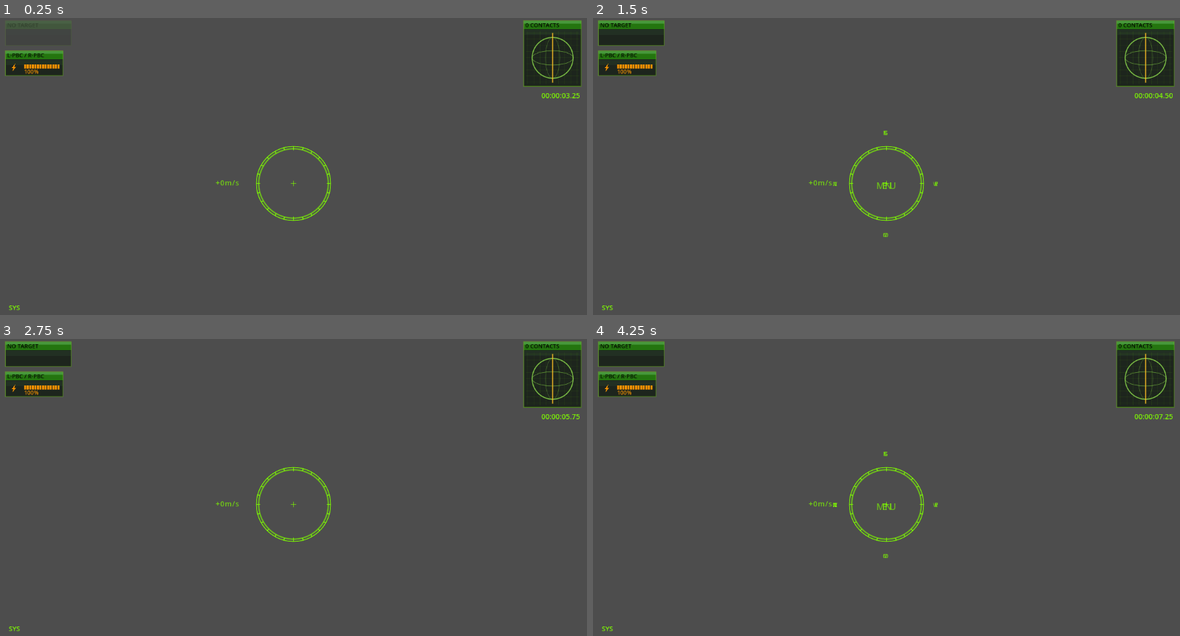
Above: before the commit, frames 1-4 (two rows, left to right).
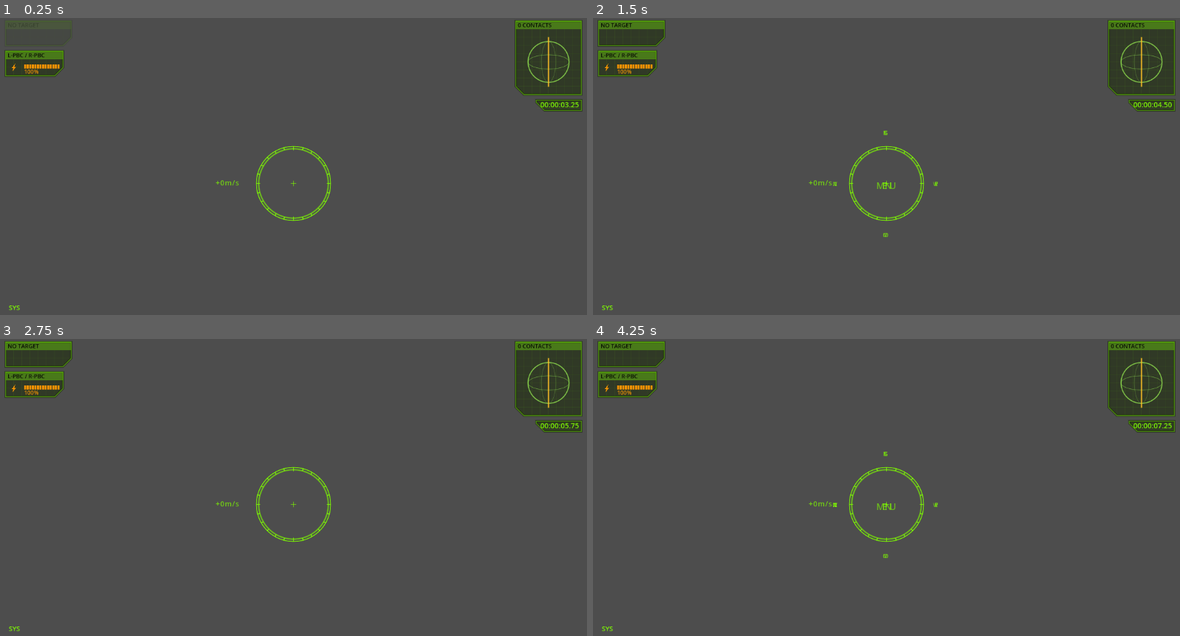
Above: after the commit, the same moments.

Repository: jleclanche/iw2-remaster
Game: Godot game, scene res://scenes/main.tscn
Same seed, same stepped clock (60 frames per second), same inputs: the game is played once before the commit and once after it.
Inputs (mouse positions are in pixels of both pictures, inside the frame that each line leads up to):
- Up to frame 1 (0.25 s): no input
- Up to frame 2 (1.5 s): tap Enter at 0.5 s; move the mouse to (1015, 166) at 0.52 s; hold Right 0.53-1.25 s; hold Enter 0.53-1.25 s; click (1015, 166) at 0.67 s; tap Space at 0.77, 1.07, 1.25 s; drag from (769, 199) to (857, 249) at 1.27 s
- Up to frame 3 (2.75 s): tap Enter at 2 s; move the mouse to (352, 431) at 2.02 s; hold Right from 2.03 s (still down); tap Backspace at 2.1 s
- Up to frame 4 (4.25 s): release Right at 2.75 s; tap Space at 2.75, 3.77, 4.07 s; drag from (857, 570) to (710, 454) at 2.77 s; tap Enter at 3.5 s; move the mouse to (1062, 552) at 3.52 s; hold Left from 3.53 s (still down); tap M at 3.6 s

The runs differ from the first frame. In frame 1, 2.3% of the frame differs, in the area x 0-100%, y 0-32%; in frame 2, 2.7%; in frame 3, 2.7%; in frame 4, 2.7%.
Error in both runs: Unable to iterate on object of type 'Nil'. (res://scripts/pog/natives/world.gd:265)

Commit message:
HUD panels: the frame is a chamfered block, not a glossy rectangle
The corner style the user kept catching. Our panels were a stack of filled
rectangles plus a 1px outline. The real chrome is one shared function --
FUN_100e2620 (iiHUDBlockElement) -- and a block is a rectangle with ONE
16-px CHAMFERED corner, the one facing the screen interior, plus a
translucent green fill (x0.15), a 4-px outward glow, an additive outline, a
faint 16-px grid, and a header band on top-anchored blocks. No corner
sprites: it is vector geometry.

Which corner is cut is the element's anchor mode: MFD/Weapons bottom-right,
Orb/Shields/Clock bottom-left, ContactList top-left (all six callers
raw-disassembled). Also a real dimension bug fixed: the contacts ORB block
is 128 px wide, not 112.

_panel is now _frame(pos,size,mode) drawing the chamfered pentagon fill +
glow + grid + outline, with the header band and caption on top. Every flight
panel routes through it with its recovered mode. The fill is genuinely
translucent -- the nebula bleeds through a panel, which is faithful.

mechcheck 29/29, campcheck PASS; nav-lock + hostile shots read back, all
six panels show the beveled corner and header strip.

Co-Authored-By: Claude Fable 5 <noreply@anthropic.com>

Diff:
--- a/game/scripts/hud.gd
+++ b/game/scripts/hud.gd
@@ -533,6 +533,7 @@
 const HDR_H := 16.0
 const MFD_SIZE := Vector2(128, 176)   # DAT_1011e238 / DAT_1011e23c
 const PANEL_W := 112.0                # DAT_1011e10c (shields), DAT_1011e2f8 (weapons)
+const ORB_W := 128.0                  # DAT_1011df88: the ORB block is wider than the rest
 const ROW_PITCH := 32.0               # DAT_1011e110 / DAT_1011e2fc
 const BAR_LEN := 74.0                 # PANEL_W - DAT_1011e140 (38)
 const BAR_SEGS := 14                  # floor(74 / 5); bar style 1 has a 5px pitch
@@ -599,20 +600,85 @@
 func _advance(y: float, h: float) -> float:
 	return y + h + 2.0 * BORDER + BLOCK_GAP
 
-func _panel(pos: Vector2, size: Vector2, title: String) -> void:
-	# glossy chrome: dark glass body with a subtle top sheen, bright header.
+# iiHUDBlockElement's frame -- FUN_100e2620 @ 0x100e2620, the ONE shared block
+# chrome that every panel Draw calls before its content (verified by raw-disasm:
+# MFD @ 0x101017ad, Weapons @ 0x101047b2, Shields @ 0x100fa622, ContactList @
+# 0x100e4481, OrbRadar via FUN_100f4520, Clock @ 0x100e40f9). A block is NOT a
+# plain rectangle and NOT a 1px outline: it is a rectangle with ONE 16px CHAMFERED
+# corner -- the corner that faces the screen interior -- plus a translucent fill,
+# a soft outward glow, a bright chamfered edge outline, a faint 16px grid, and (for
+# the top-anchored blocks) a header band. FUN_100e2620 draws, in order:
+#   * fill    Begin(3) alpha-blend: the chamfered pentagon at colour GREEN *
+#             _DAT_1011b354 (0.15), per-vertex alpha 0.5;
+#   * glow    same Begin(3): a _DAT_1011d96c (4) px ring around the pentagon whose
+#             alpha fades 0.5 -> 0 outward;
+#   * outline Begin(2) additive: the pentagon edge in GREEN, alpha _DAT_101184b0
+#             (0.1) -- the crisp line that turns the chamfered corner;
+#   * grid    Begin(1) additive: vertical lines at x = 16*i and horizontal at
+#             y = 16*i (DAT_1011d970 = 16), GREEN alpha _DAT_1011d9cc (0.04);
+#   * header  FUN_100e3360(0,0,W,16) additive: a GREEN band, alpha _DAT_101191ec
+#             (0.25), drawn only for modes 0/1 when H > 16.
+# The chamfered corner is chosen by the element's anchor mode (icHUDElement+0x20,
+# the FUN_100e2470 ctor arg): 0 (left column: MFD/Weapons) -> BOTTOM-RIGHT;
+# 1 (right column: Orb/Shields/Clock) -> BOTTOM-LEFT; 3 (bottom: ContactList) ->
+# TOP-LEFT. Godot's _draw is normal-blend, so the outline/header/grid alphas here
+# are raised from the recovered ADDITIVE values to reproduce the additive-over-
+# near-black brightness the engine gets.
+const FRAME_FILL := 0.15       # _DAT_1011b354: fill/glow colour = GREEN * 0.15
+const FRAME_GLOW := 4.0        # _DAT_1011d96c: the outward glow-ring width
+
+func _frame_pts(w: float, h: float, mode: int) -> PackedVector2Array:
+	# the 5 pentagon corners (block-local), chamfer = HDR_H on the interior corner
+	var ch := minf(HDR_H, minf(w, h))
+	match mode:
+		1:   # right column: chamfer BOTTOM-LEFT
+			return PackedVector2Array([Vector2(w, 0), Vector2(w, h),
+					Vector2(ch, h), Vector2(0, h - ch), Vector2(0, 0)])
+		3:   # bottom: chamfer TOP-LEFT
+			return PackedVector2Array([Vector2(w, h), Vector2(w, 0),
+					Vector2(ch, 0), Vector2(0, ch), Vector2(0, h)])
+		_:   # left column: chamfer BOTTOM-RIGHT
+			return PackedVector2Array([Vector2(0, 0), Vector2(0, h),
+					Vector2(w - ch, h), Vector2(w, h - ch), Vector2(w, 0)])
+
+func _frame(pos: Vector2, size: Vector2, mode: int) -> void:
 	# _ea carries the MFD's one-second fade-in and FlashElement's 0.3 dim.
-	draw_rect(Rect2(pos + Vector2(0, HDR_H), size - Vector2(0, HDR_H)),
-			_dim(Color(0.0, 0.05, 0.0, 0.62)))
-	draw_rect(Rect2(pos + Vector2(1, HDR_H + 1), Vector2(size.x - 2, 10)),
-			_dim(Color(0.5, 1.0, 0.6, 0.05)))
-	draw_rect(Rect2(pos, Vector2(size.x, HDR_H)), _dim(GREEN_PANEL))
-	draw_rect(Rect2(pos, Vector2(size.x, 5)), _dim(Color(0.7, 1.0, 0.75, 0.25)))
-	draw_string(_font, pos + Vector2(3, 12), title,
-			HORIZONTAL_ALIGNMENT_LEFT, -1, FONT_SIZE - 2, _dim(Color(0, 0, 0, 0.9)))
-	draw_rect(Rect2(pos, size), _dim(GREEN_DIM), false, 1.0)
-	draw_rect(Rect2(pos - Vector2(1, 1), size + Vector2(2, 2)),
-			_dim(Color(GREEN.r, GREEN.g, GREEN.b, 0.12)), false, 1.0)
+	var w := size.x
+	var h := size.y
+	var pts := PackedVector2Array()
+	for p in _frame_pts(w, h, mode):
+		pts.append(pos + p)
+	# fill: GREEN*0.15 at alpha 0.5 (FUN_100e2620 Begin(3))
+	var fill := _dim(Color(GREEN.r * FRAME_FILL, GREEN.g * FRAME_FILL,
+			GREEN.b * FRAME_FILL, 0.5))
+	draw_colored_polygon(pts, fill)
+	# faint 16px grid (Begin(1), GREEN alpha 0.04 additive -> 0.06 here)
+	var gcol := _dim(Color(GREEN.r, GREEN.g, GREEN.b, 0.06))
+	var gx := pos.x + HDR_H
+	while gx < pos.x + w - 1.0:
+		draw_line(Vector2(gx, pos.y + HDR_H), Vector2(gx, pos.y + h - 1.0), gcol, 1.0)
+		gx += HDR_H
+	var gy := pos.y + HDR_H
+	while gy < pos.y + h - 1.0:
+		draw_line(Vector2(pos.x + 1.0, gy), Vector2(pos.x + w - 1.0, gy), gcol, 1.0)
+		gy += HDR_H
+	# the chamfered edge: a soft glow ring under a crisp bright outline
+	var closed := pts.duplicate()
+	closed.append(pts[0])
+	draw_polyline(closed, _dim(Color(GREEN.r * FRAME_FILL, GREEN.g * FRAME_FILL,
+			GREEN.b * FRAME_FILL, 0.55)), FRAME_GLOW, true)
+	draw_polyline(closed, _dim(Color(GREEN.r, GREEN.g, GREEN.b, 0.5)), 1.3, true)
+
+func _panel(pos: Vector2, size: Vector2, title: String, mode := 0) -> void:
+	_frame(pos, size, mode)
+	# the header band (FUN_100e3360 @ (0,0,W,16), GREEN alpha 0.25 additive), only
+	# for top-anchored blocks (modes 0/1) taller than the 16px header row; the
+	# caption text is knocked out dark against it.
+	if mode != 3 and size.y > HDR_H:
+		draw_rect(Rect2(pos, Vector2(size.x, HDR_H)),
+				_dim(Color(GREEN.r, GREEN.g, GREEN.b, 0.32)))
+		draw_string(_font, pos + Vector2(4, 12), title,
+				HORIZONTAL_ALIGNMENT_LEFT, -1, FONT_SIZE - 2, _dim(Color(0, 0, 0, 0.9)))
 
 func _bar(pos: Vector2, frac: float, col: Color, segs := BAR_SEGS) -> void:
 	# FUN_100ebde0 with bar style 1: segs blocks on a BAR_PITCH grid, and the
@@ -2506,18 +2572,17 @@
 func _draw_orb() -> void:
 	# right-hand block stack: ORB, then SHIELD STATUS, then the clock beneath
 	_ea = _flash_a("icHUDOrbRadar")
-	var size := Vector2(PANEL_W, 128.0)
+	# icHUDOrbRadar is 128 wide x 144 tall (ctor FUN_100e2540(this, DAT_1011df88 =
+	# 128, DAT_1011d970 + 128 = 144) @ 0x100e2620 caller), right-anchored (anchor
+	# mode 1 -> chamfer bottom-left). It is WIDER than the 112-wide shields/clock
+	# stacked below it; all three share the right screen margin.
+	var size := Vector2(ORB_W, 144.0)
 	var pos := Vector2(_right_x(size.x), MARGIN)
 	var contacts := _orb_contacts()
 	var n := contacts.size()
-	_panel(pos, size, "%d %s" % [n, "CONTACT" if n == 1 else "CONTACTS"])
-	# graph-paper backdrop, like the original's ORB panel
-	for gx in range(int(pos.x) + 8, int(pos.x + size.x) - 4, 12):
-		draw_line(Vector2(gx, pos.y + 20), Vector2(gx, pos.y + size.y - 4),
-				Color(GREEN.r, GREEN.g, GREEN.b, 0.07), 1.0)
-	for gy in range(int(pos.y) + 24, int(pos.y + size.y) - 4, 12):
-		draw_line(Vector2(pos.x + 4, gy), Vector2(pos.x + size.x - 4, gy),
-				Color(GREEN.r, GREEN.g, GREEN.b, 0.07), 1.0)
+	# the block frame already lays in the faint 16px graph-paper grid behind the
+	# sphere (FUN_100e2620 Begin(1)); no separate backdrop needed.
+	_panel(pos, size, "%d %s" % [n, "CONTACT" if n == 1 else "CONTACTS"], 1)
 	var c := pos + Vector2(size.x / 2.0, HDR_H + (size.y - HDR_H) / 2.0)
 	var r := 40.0
 	# wireframe sphere: bright ring + equator/meridian, and the axis pole
@@ -2563,8 +2628,15 @@
 			(cs % 6000) / 100, cs % 100]
 	var w := _font_num.get_string_size(text, HORIZONTAL_ALIGNMENT_LEFT, -1,
 			num_size).x
-	var x := _right_x(PANEL_W) + PANEL_W - 2.0 - w
-	draw_string(_font_num, Vector2(x, y + 12), text, HORIZONTAL_ALIGNMENT_LEFT,
+	# icHUDClock is itself a block (FUN_100e40f0 calls the frame @ 0x100e40f9): its
+	# ctor sizes the block to the time string plus padding, right-anchored (anchor
+	# mode 1 -> chamfer bottom-left). Too short for a header band.
+	var right := _right_x(PANEL_W) + PANEL_W
+	var box := Vector2(w + 12.0, float(num_size) + 6.0)
+	var bpos := Vector2(right - box.x, y)
+	_frame(bpos, box, 1)
+	var x := right - 4.0 - w
+	draw_string(_font_num, Vector2(x, y + num_size), text, HORIZONTAL_ALIGNMENT_LEFT,
 			-1, num_size, GREEN)
 
 func _ellipse(c: Vector2, radii: Vector2, col: Color) -> void:
@@ -2611,7 +2683,7 @@
 	# _draw_orb; we advance it so the clock lands under the shields.
 	var pos := Vector2(_right_x(PANEL_W), _rhs_y)
 	_rhs_y = _advance(pos.y, size.y)
-	_panel(pos, size, "SHIELD STATUS")
+	_panel(pos, size, "SHIELD STATUS", 1)  # right column -> chamfer bottom-left
 	var flash: bool = fposmod(float(Time.get_ticks_msec()) * 0.001, 1.0) < 0.5
 	for i in rows.size():
 		var row: Dictionary = rows[i]
@@ -2688,9 +2760,10 @@
 	var h := 8.0 + rows.size() * CL_ROW_H
 	var w := 320.0
 	var pos := Vector2(_right_x(w), s.y - h - MARGIN - 2.0 * BORDER)
-	draw_rect(Rect2(pos, Vector2(w, h)), _dim(Color(0.0, 0.05, 0.0, 0.55)))
-	draw_rect(Rect2(pos, Vector2(w, h)),
-			_dim(Color(GREEN.r, GREEN.g, GREEN.b, 0.25)), false, 1.0)
+	# the same block frame as every other panel, anchor mode 3 (bottom-right block
+	# -> chamfered TOP-LEFT corner). No header band in mode 3: the contact list has
+	# no caption, its first row sits just below the 16px chamfer.
+	_frame(pos, Vector2(w, h), 3)
 	# scrollbar, only once the list overflows (alpha 0.3, _DAT_1011c034)
 	if all.size() > CL_ROWS:
 		var frac := float(CL_ROWS) / float(all.size())
Not shown, changed: docs/hud.md
Not shown, changed: docs/original.md
